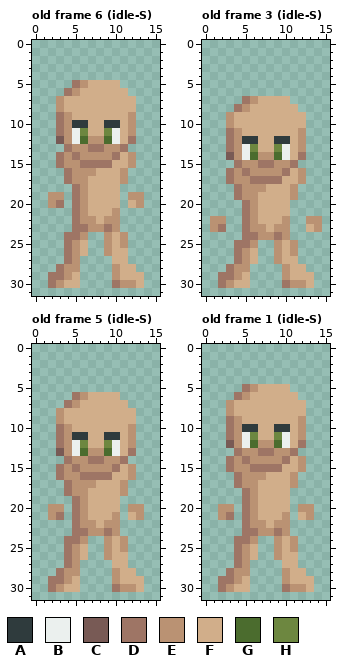
Edited in one commit: pixel-art file (graphics/characters/human-male.aseprite). That is the earlier state.
16x32 pixels, 48 frames. Shown: old frame 6 (idle-S), old frame 3 (idle-S), old frame 5 (idle-S), old frame 1 (idle-S). The commit also changed other frames, which this record leaves out.
Palette (. is transparent): A #2f3b3d  B #ebf0ee  C #785a55  D #9e7565  E #ba9273  F #d1ae8a  G #4b6c2e  H #6d8740
Now the later version:
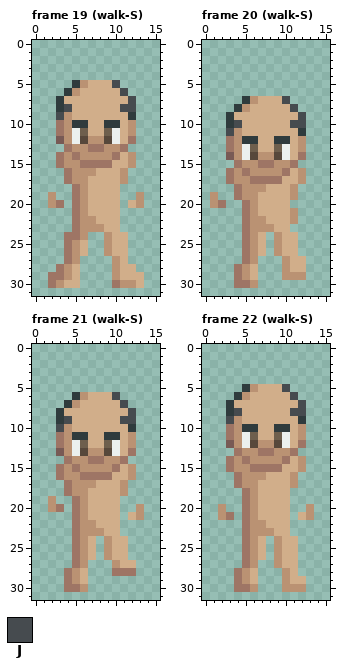
Colours new in this view: J #464b4f
A new or re-ordered frame is compared with the old frame closest to it.
The edit:
layer "top/skin/eyes/brown" now shown
layer "top/skin/eyes/green" now hidden
layer "top/hair/head/bowl-cut-dark" now shown
frames re-ordered
colour G: #4b6c2e -> #57483b
colour H: #6d8740 -> #6e5f4d
Changed rows in their new state; - is a pixel that keeps its letter.
Frame 19 (walk-S) against old frame 6 (idle-S):
first column x 3:
 5 --A----J--
 6 -A------J-
 7 A--------J
 8 AJ------JJ
 9 J--------A
first column x 3:
19 .--------.
21 -------F--
22 ------FF--
23 ---E--FF--
24 --------F-
25 --------F-
27 -------E--
28 --F-------
Frame 20 (walk-S) against old frame 3 (idle-S):
first column x 3:
 7 --A----J--
 8 -A------J-
 9 A--------J
10 AJ------JJ
11 J--------A
first column x 1:
19 E-------------
20 ED------------
21 ----------E---
22 ..----E--FE-..
23 ..-----EFF--..
24 -----EF.EFF---
25 ---.--F---F---
26 ---.DEF---F---
27 ---.DE--.E-F--
28 --.D-F--------
29 -..DEF----EE.-
30 -..DDE---....-
Frame 21 (walk-S) against old frame 5 (idle-S):
first column x 3:
 6 --A----J--
 7 -A------J-
 8 A--------J
 9 AJ------JJ
10 J--------A
first column x 2:
19 E-----------
20 -D--------.-
21 ..------F---
22 -------FF---
23 ----E--FF---
24 --.--F---F--
25 --.DEF---F--
26 --.DEF------
27 --.DE---E-F-
28 -.D-F---DDD-
29 ..DEF---....
30 ..DDE---....
Frame 22 (walk-S) against old frame 1 (idle-S):
first column x 3:
 5 --A----J--
 6 -A------J-
 7 A--------J
 8 AJ------JJ
 9 J--------A
first column x 2:
20 -.--------.-
21 --------F---
22 -------FF---
23 ----E--FF---
24 --.--F---F--
25 --.DEF---F--
26 --.DEF------
27 --.DE--E----
28 -.D-F-----.-
29 ..DEF------.
30 ..DDE---E--.
